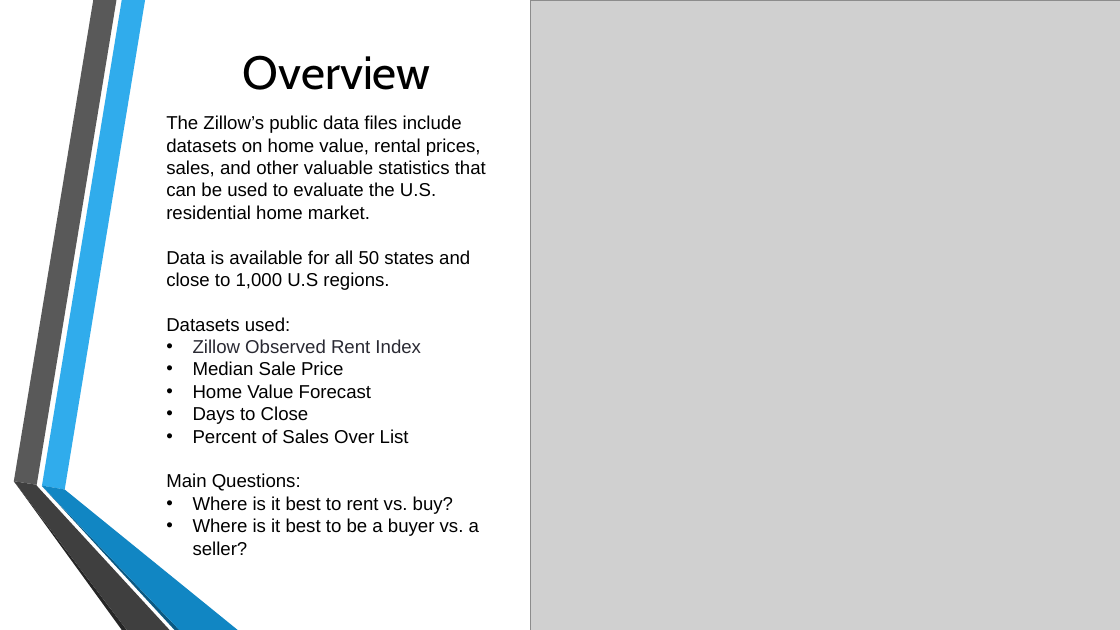
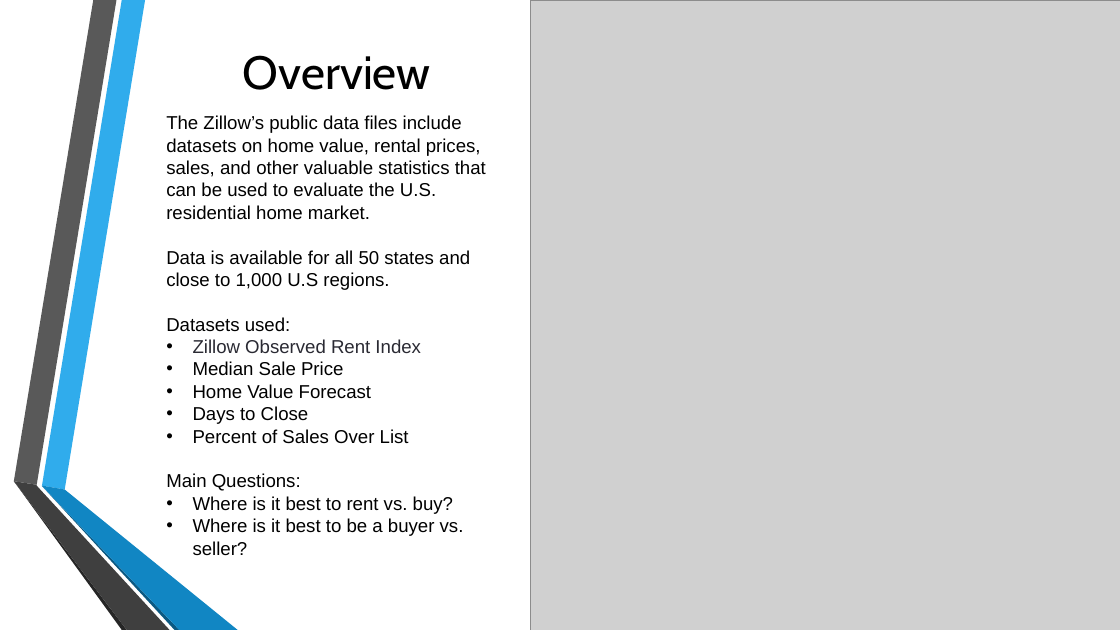
Before and after one commit to josephlomas/Project1_GroupRepo, a slide deck: slide 2 of Real Estate EDA.pptx. Drawn at 1120x630 pixels with LibreOffice and Linux fonts; fonts in the diff are those of the drawing; grey boxes stand for pictures. Boxes give left, top, right and bottom in pixels: in the first picture for what was removed or moved away, otherwise in the second. Text is boxed around its words. In the diff, an @@ line names an element or a change of style, - is before the commit and + after.

```diff
--- a/Real Estate EDA.pptx
+++ b/Real Estate EDA.pptx
@@ text in rectangle at [193, 518, 464, 556]: text changed @@
-• Where is it best to be a buyer vs. a seller?
+• Where is it best to be a buyer vs. seller?
```
Also in this commit, not shown: 10 other slides changed, 3 slides added, 3 slides removed, 1 other file.
